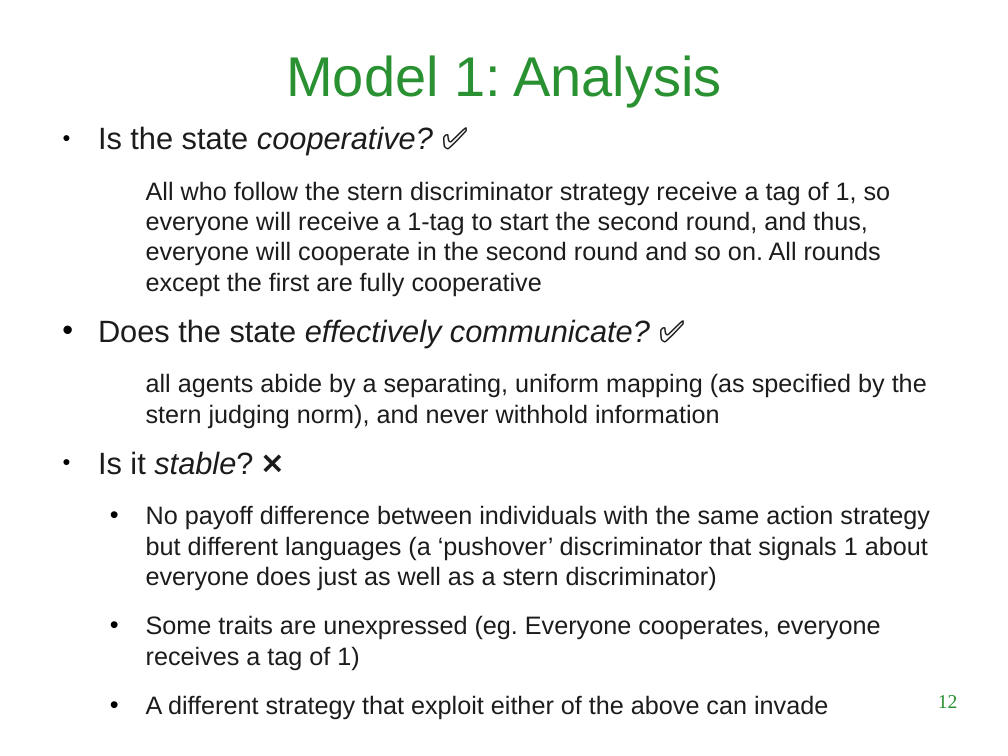
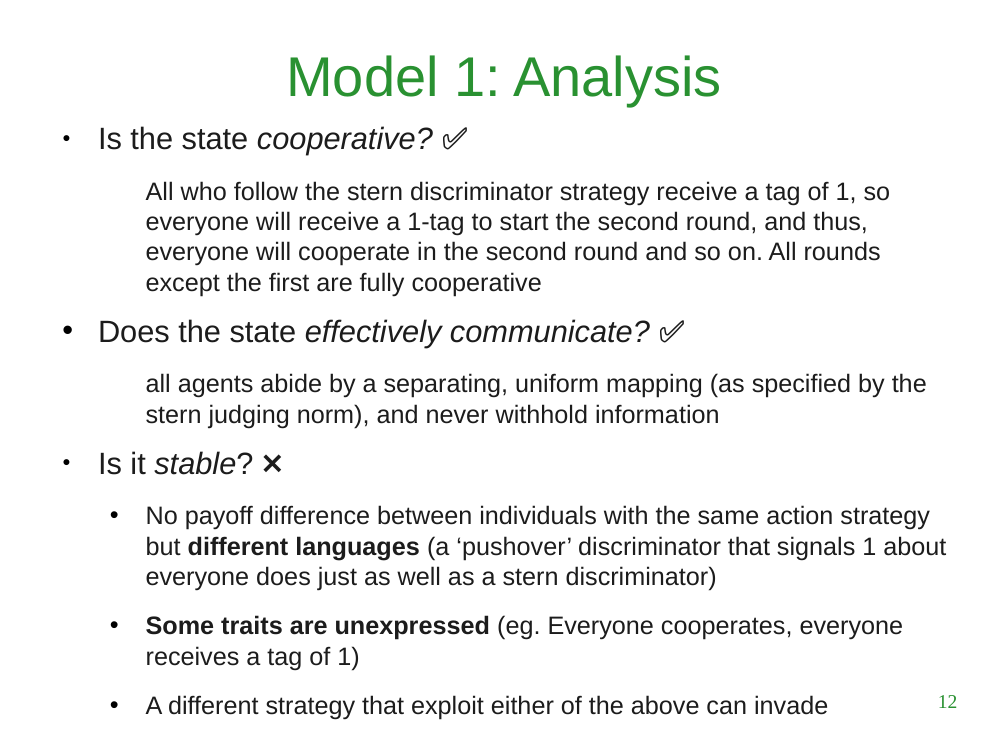
Before and after one commit to LuigiBrosNin/UNI, a slide deck: slide 12 of Master first year/Complex systems and network science/Tit_for_tatting_presentation.odp. Drawn at 1008x756 pixels with LibreOffice and Linux fonts; fonts in the diff are those of the drawing; background and template pictures are left out. Boxes give left, top, right and bottom in pixels: in the first picture for what was removed or moved away, otherwise in the second. Text is boxed around its words. In the diff, an @@ line names an element or a change of style, - is before the commit and + after.

```diff
--- a/Master first year/Complex systems and network science/Tit_for_tatting_presentation.odp
+++ b/Master first year/Complex systems and network science/Tit_for_tatting_presentation.odp
@@ text at (x1=146, y1=505, x2=946, y2=670): bold on in "different languages", "Some traits are unexpressed" @@
```
Also in this commit, not shown: 3 other slides changed, 1 other file.
